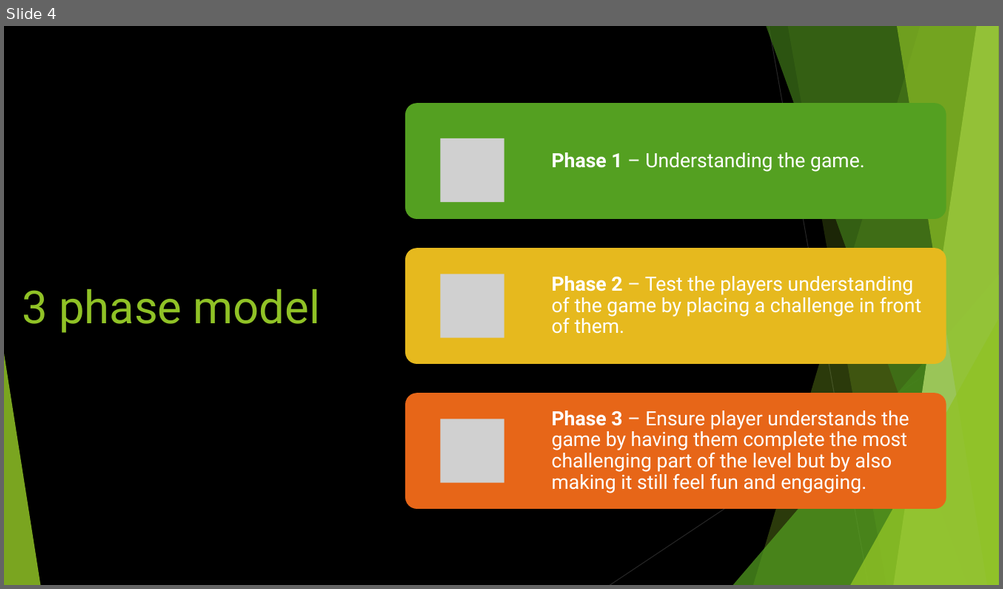
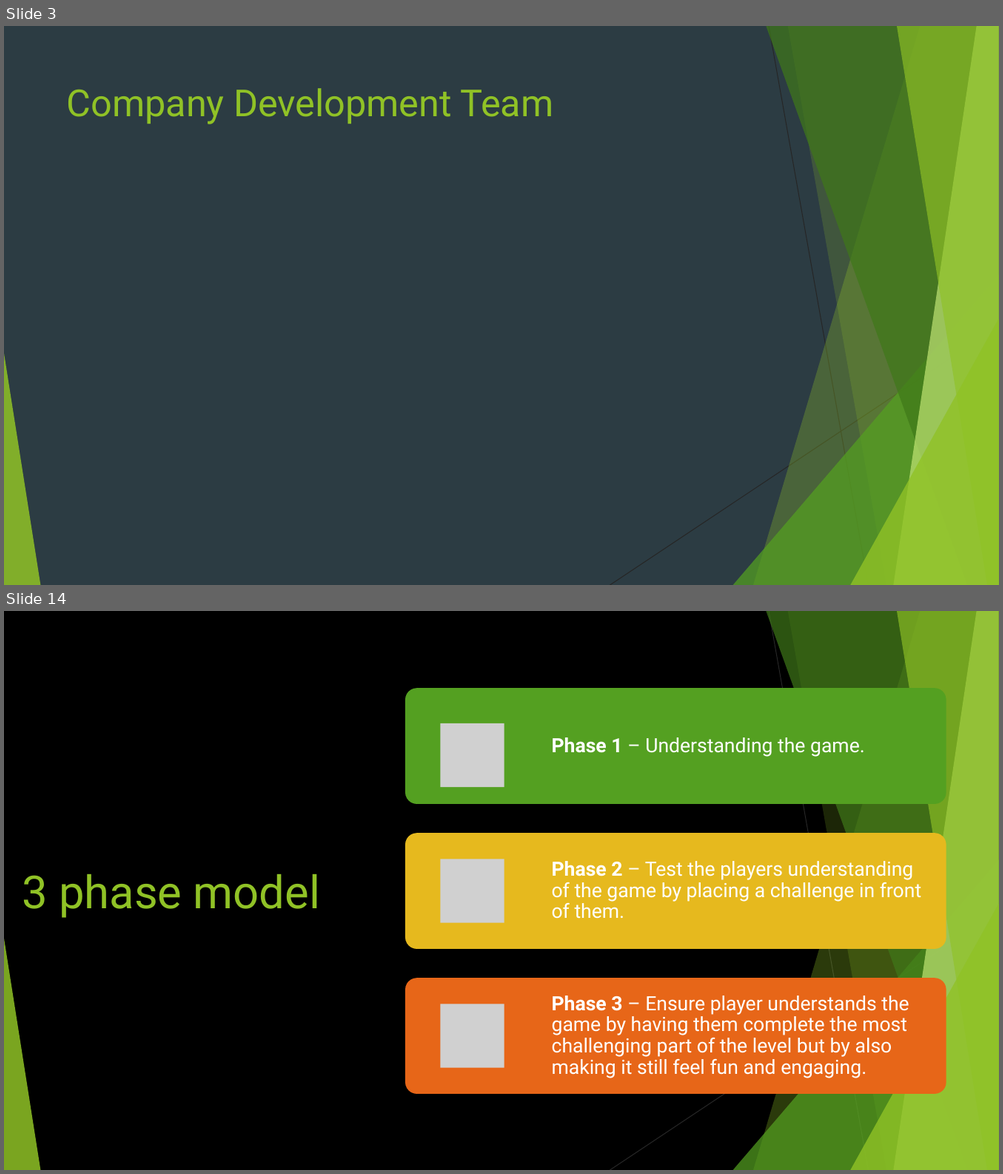
Before and after one commit to Pilokio/Tranzfuser, a slide deck: Virtual Pitch Presentation/Pitch.pptx. Shown one above the other, each under a label of ours: slide 4 before the commit, slides 3 and 14 after it; the slides between them are not shown. The pictures are 1003x589 and 1003x1174 pixels, drawn with LibreOffice and Linux fonts; fonts in the diff are those of the drawing; grey boxes stand for pictures. Boxes give left, top, right and bottom in pixels: in the first picture for what was removed or moved away, otherwise in the second. Text is boxed around its words. In the diff, an @@ line names an element or a change of style, - is before the commit and + after.

```diff
--- a/Virtual Pitch Presentation/Pitch.pptx
+++ b/Virtual Pitch Presentation/Pitch.pptx
@@ slide 3 added at (4, 26, 999, 585), background #2C3C43; not listed: 10 template elements that a slide beside it also shows @@
@@ title added at (67, 88, 553, 124), 36 pt, text #90C226 @@
+Company Development Team
@@ what was slide 4 is now slide 14 @@
```
Also in this commit, not shown: 1 slide changed, 11 other slides added, 3 slides removed.
